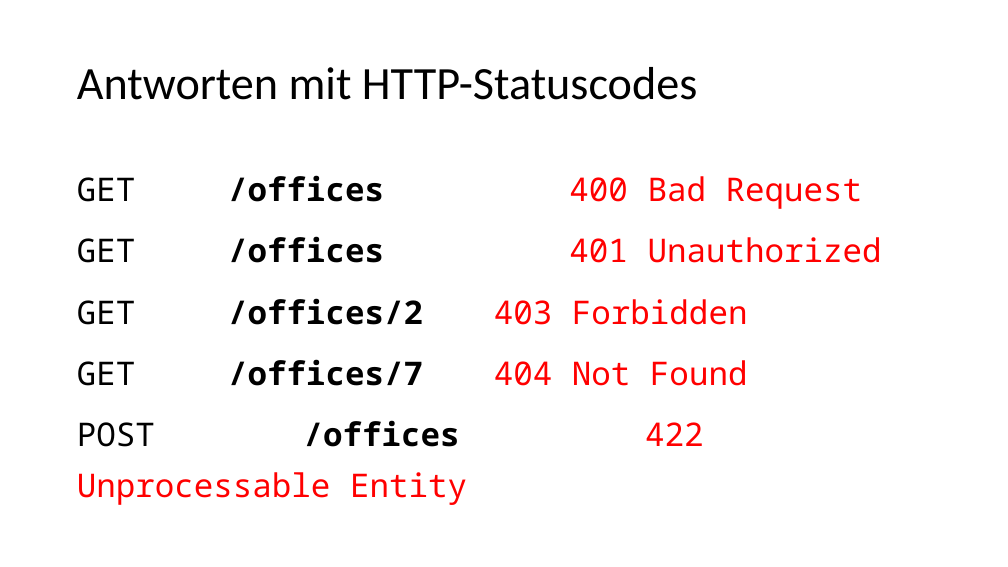
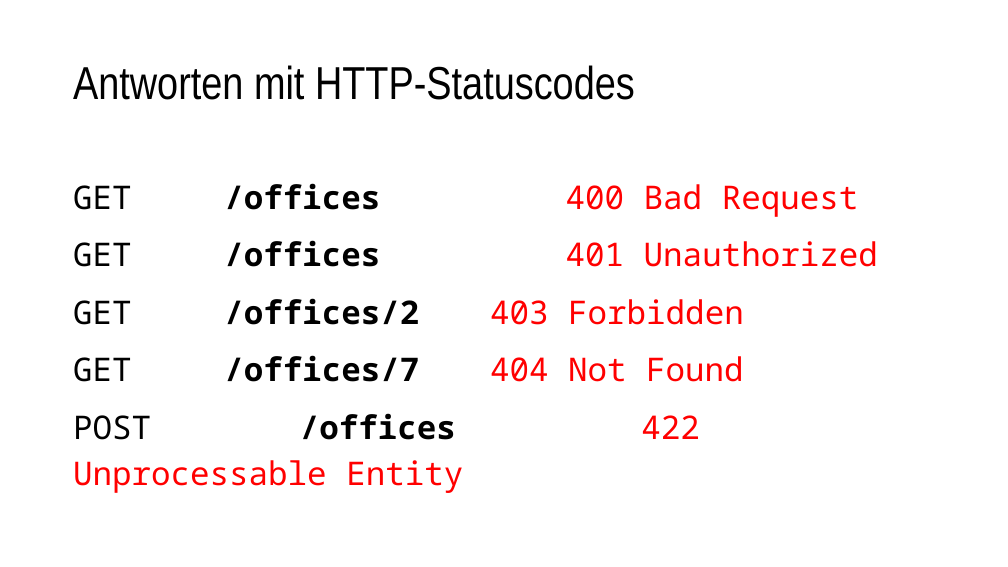
Before and after one commit to nordlb-public/techtalks, a slide deck: slide 22 of 01-api-design/präsentation.pptx (slide 19 before the commit). Drawn at 1008x567 pixels with LibreOffice and Linux fonts; fonts in the diff are those of the drawing. Boxes give left, top, right and bottom in pixels: in the first picture for what was removed or moved away, otherwise in the second. Text is boxed around its words. In the diff, an @@ line names an element or a change of style, - is before the commit and + after.

```diff
--- a/01-api-design/präsentation.pptx
+++ b/01-api-design/präsentation.pptx
@@ title "Antworten mit HTTP-Statuscodes" at (x1=73, y1=65, x2=635, y2=100): font Calibri to Arial Narrow @@
@@ text "GET /offices 400 Bad Request" at (x1=73, y1=183, x2=878, y2=493): line spacing 1.3 to 1.2 @@
```
Also in this commit, not shown: 20 other slides changed, 11 slides added, 1 other file.
